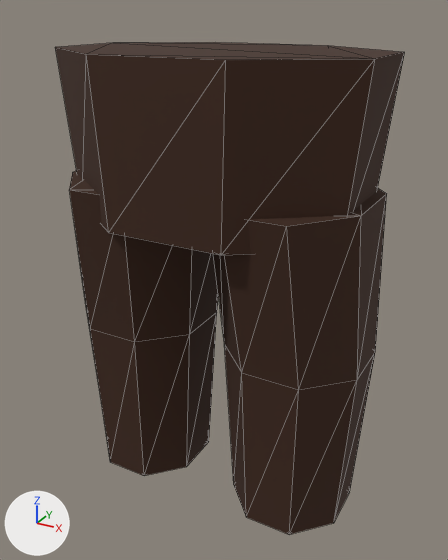
One commit to the glTF model Art/LowPoly_AgeOfEchoes/Exports/NPC_Parts/SM_NPC_Legs_01_Trousers.glb: the scene before it, then after it.
Both versions are drawn from a camera (50 mm lens) standing at (0.381, -0.682, 0.815) and looking at (0.005, 0.002, 0.474). The lights are fixed; the arrows at lower left show +X, +Y and +Z. The older version comes first. Mesh edges are drawn as thin lines. Vertices at exactly the same position are counted once.

The first picture shows 'SM_NPC_Legs_01_Trousers'.
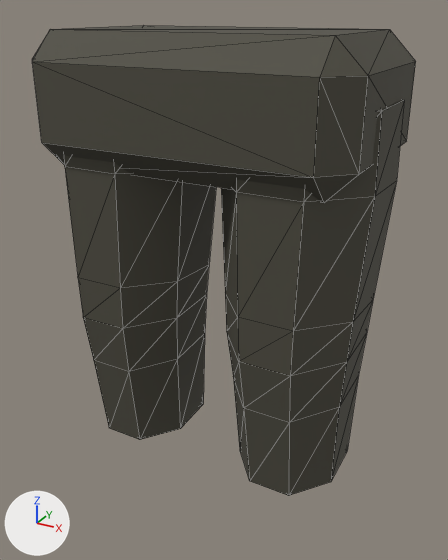
Changed parts and their boxes [x1, y1, x2, y2] in the pictures (448 x 560 px):
'SM_NPC_Legs_01_Trousers', reshaped (10% wider)
    before: [55, 42, 405, 534]
    after: [32, 25, 416, 496]
part 1 of me_sm_npc_legs_01_trousers, rebuilt
    before: [69, 171, 218, 476]
    after: [64, 156, 216, 440]
part 2 of me_sm_npc_legs_01_trousers, rebuilt (14% taller)
    before: [213, 188, 387, 534]
    after: [221, 100, 404, 496]
part 3 of me_sm_npc_legs_01_trousers, rebuilt (10% wider, 16% shorter)
    before: [55, 42, 405, 255]
    after: [32, 25, 416, 203]

What changed in the scene script:
```text
Add mat_mat_aoe_npc_trousers:
    mat_mat_aoe_npc_trousers = principled_material('MAT_AOE_NPC_Trousers')
    mat_mat_aoe_npc_trousers.base_color = (0.0732, 0.0684, 0.0489)  # dark grey #4c4a3e
    mat_mat_aoe_npc_trousers.roughness = 0.78
Change me_sm_npc_legs_01_trousers:
    used by ob_sm_npc_legs_01_trousers; location = (0.0, 0.0, 0.0)
    remove me_sm_npc_legs_01_trousers.from_pydata(...)  # 64 vertices, 116 faces; spans x -0.212..0.212, y -0.139..0.139, z 0.16..0.77
    remove me_sm_npc_legs_01_trousers.materials.append(mat_mat_aoe_leather)  # brown #3d2213
    add me_sm_npc_legs_01_trousers.from_pydata(...)  # 120 vertices, 228 faces; spans x -0.213..0.213, y -0.127..0.127, z 0.226..0.792
    me_sm_npc_legs_01_trousers part 1: the loose piece of 24 vertices spanning x -0.212..-0.008, y -0.12..0.12, z 0.16..0.61 is rebuilt with 48 vertices and now spans x -0.213..-0.027, y -0.111..0.111, z 0.226..0.72, in mat_mat_aoe_npc_trousers (dark grey #4c4a3e)
    me_sm_npc_legs_01_trousers part 2: the loose piece of 24 vertices spanning x 0.008..0.212, y -0.12..0.12, z 0.16..0.61 is rebuilt with 48 vertices and now spans x 0.027..0.213, y -0.111..0.111, z 0.226..0.72, in mat_mat_aoe_npc_trousers (dark grey #4c4a3e)
    me_sm_npc_legs_01_trousers part 3: the loose piece of 16 vertices spanning x -0.203..0.203, y -0.139..0.139, z 0.57..0.77 is rebuilt with 24 vertices and now spans x -0.208..0.208, y -0.127..0.127, z 0.632..0.792, in mat_mat_aoe_npc_trousers (dark grey #4c4a3e)
    add me_sm_npc_legs_01_trousers.materials.append(mat_mat_aoe_npc_trousers)  # dark grey #4c4a3e
```
